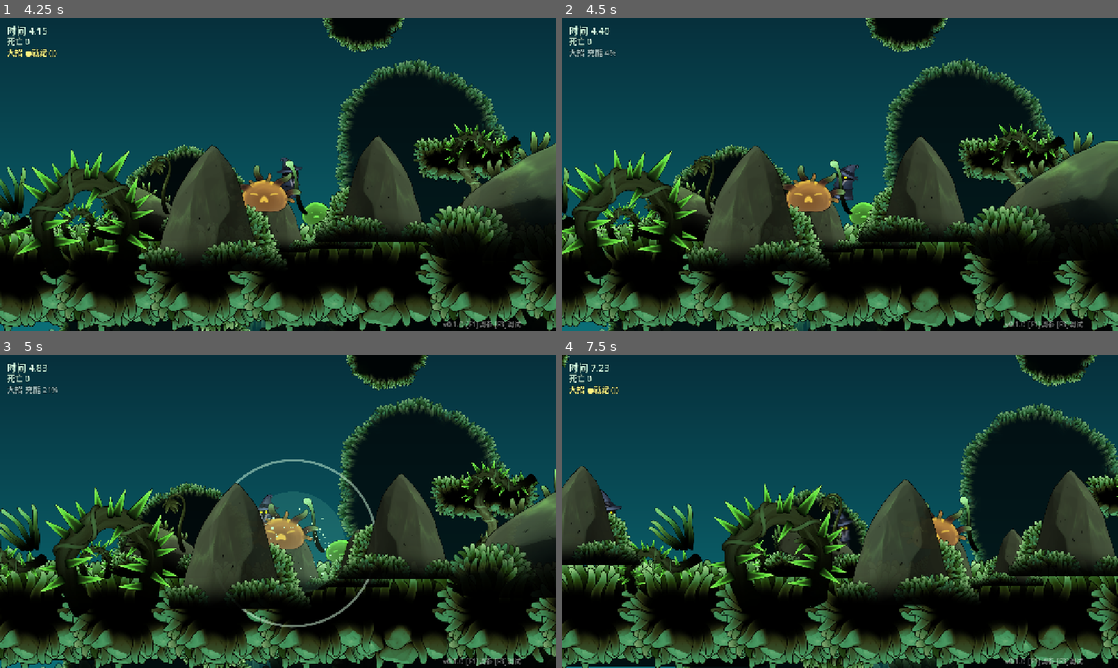
Above: before the commit, frames 1-4 (two rows, left to right).
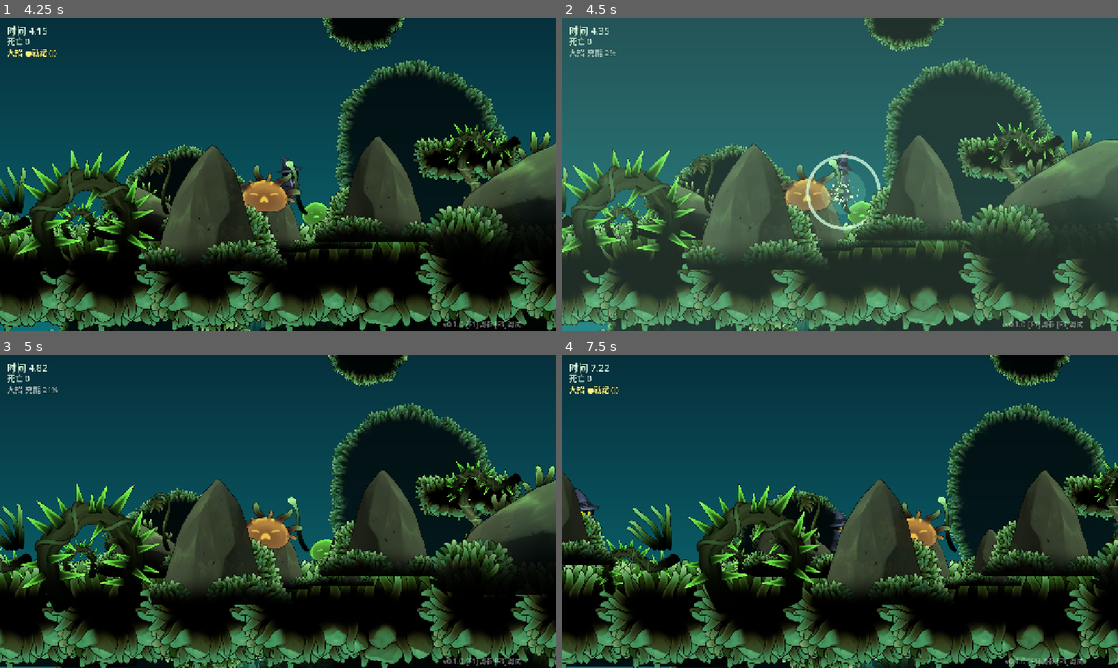
Above: after the commit, the same moments.

Repository: CyberpunkPsychosis/ai-game-engine
Game: Godot game, scene res://scenes/game.tscn
Two runs of this game, one before a commit and one after it. Both use one fixed random seed, a clock stepped at 60 frames per second and the inputs below.
Inputs:
- Up to frame 1 (4.25 s): tap Enter at 0.5 s; hold D (move_right) 0.53-2.03 s; tap J (attack) at 0.6, 2.3, 2.85 s; tap Space (jump) at 0.77, 1.07, 1.52, 1.55, 1.82, 2.1, 3.02, 3.32, 3.77, 3.8, 4.07 s; tap K (dash) at 0.8, 1.35, 3.05, 3.6 s; hold A (move_left) 2.03-2.78 s; hold D (move_right) from 2.78 s (still down)
- Up to frame 2 (4.5 s): release D (move_right) at 4.28 s; hold A (move_left) from 4.28 s (still down); tap L (special) at 4.35 s
- Up to frame 3 (5 s): keep holding A (move_left); tap Space (jump) at 4.52, 4.82 s; tap J (attack) at 4.55 s
- Up to frame 4 (7.5 s): release A (move_left) at 5.03 s; hold D (move_right) 5.03-5.78 s; tap J (attack) at 5.1, 6.8, 7.35 s; tap K (dash) at 5.3, 5.85 s; hold A (move_left) 5.78-7.28 s; tap Space (jump) at 6.02, 6.05, 6.32, 6.6, 6.77, 7.07 s; hold D (move_right) from 7.28 s (still down)

Frame 1 is identical in both runs. In frame 2, 92% of the frame differs, in the area x 0-100%, y 0-100%; in frame 3, 35%; in frame 4, 38%.

Commit message:
fx: 通用 VFX 工具箱 + 音效挂载点;移除主角绑骨施法试验
- shaders/flash.gdshader + FX autoload: 受击闪白/全屏闪光/死亡溶解/音效钩子
  (assets/sfx/<name>.wav 存在即播,缺失静默)
- slime: 受击改 FX 闪白,死亡改 溶解+屏幕闪+孢爆+音效
- viir: 冲刺/跳/挥砍/挑空/俯冲/大招 挂音效;大招回退为直接孢爆(去掉绑骨)
- 移除 viir_rig(.gd/.tscn)+ assets/rig/viir(小帽子施法动作试验,按需删除)
- assets/sfx/README: 音效文件清单(丢文件即生效)
- 本地校验:导入/运行/FX/受击死亡 全通过

Diff:
--- a/assets/rig/viir/rig.json
+++ /dev/null
@@ -1,15 +0,0 @@
-{
-  "frame": [
-    141,
-    256
-  ],
-  "cut": 84,
-  "body_pivot": [
-    0,
-    128
-  ],
-  "hat_pivot": [
-    0,
-    -44
-  ]
-}
--- a/project.godot
+++ b/project.godot
@@ -18,6 +18,7 @@
 AudioManager="*res://scripts/autoload/audio_manager.gd"
 Juice="*res://scripts/autoload/juice.gd"
 DevTools="*res://scripts/autoload/dev_tools.gd"
+FX="*res://scripts/autoload/fx.gd"
 
 [audio]
 
--- a/scenes/viir_rig.tscn
+++ /dev/null
@@ -1,6 +0,0 @@
-[gd_scene load_steps=2 format=3]
-
-[ext_resource type="Script" path="res://scripts/viir_rig.gd" id="1_rig"]
-
-[node name="ViirRig" type="Node2D"]
-script = ExtResource("1_rig")
--- /dev/null
+++ b/scripts/autoload/fx.gd
@@ -0,0 +1,45 @@
+extends Node
+## 通用视觉/音效工具箱。autoload 名: FX
+## - FX.flash(sprite)        受击整体闪白(着色器)
+## - FX.screen_flash(col,a)  全屏闪光
+## - FX.dissolve(sprite)     死亡溶解(放大+淡出)
+## - FX.sfx("hit")           播 assets/sfx/hit.wav(没有就静默，方便以后补音效)
+
+const FLASH_SHADER := preload("res://shaders/flash.gdshader")
+var _layer: CanvasLayer
+var _rect: ColorRect
+
+func _ready() -> void:
+	process_mode = Node.PROCESS_MODE_ALWAYS
+	_layer = CanvasLayer.new(); _layer.layer = 80; add_child(_layer)
+	_rect = ColorRect.new()
+	_rect.color = Color(1, 1, 1, 0)
+	_rect.set_anchors_preset(Control.PRESET_FULL_RECT)
+	_rect.mouse_filter = Control.MOUSE_FILTER_IGNORE
+	_layer.add_child(_rect)
+
+func flash(ci: CanvasItem, dur := 0.12, col := Color(1, 1, 1)) -> void:
+	if ci == null or not is_instance_valid(ci): return
+	var mat := ci.material as ShaderMaterial
+	if mat == null or mat.shader != FLASH_SHADER:
+		mat = ShaderMaterial.new(); mat.shader = FLASH_SHADER; ci.material = mat
+	mat.set_shader_parameter("flash_color", col)
+	mat.set_shader_parameter("flash", 1.0)
+	var tw := ci.create_tween()
+	tw.tween_method(func(v): mat.set_shader_parameter("flash", v), 1.0, 0.0, dur)
+
+func screen_flash(col := Color(1, 1, 1), a := 0.5, dur := 0.18) -> void:
+	_rect.color = Color(col.r, col.g, col.b, a)
+	var tw := create_tween()
+	tw.tween_property(_rect, "color:a", 0.0, dur)
+
+func dissolve(spr: CanvasItem, dur := 0.2) -> void:
+	if spr == null or not is_instance_valid(spr): return
+	var tw := spr.create_tween().set_parallel(true)
+	tw.tween_property(spr, "scale", spr.scale * 1.4, dur)
+	tw.tween_property(spr, "modulate:a", 0.0, dur)
+
+func sfx(name: String, vol := 0.0, pitch := 1.0) -> void:
+	var path := "res://assets/sfx/%s.wav" % name
+	if ResourceLoader.exists(path):
+		AudioManager.play_sfx(load(path), vol, pitch)
--- a/scripts/slime.gd
+++ b/scripts/slime.gd
@@ -1,5 +1,5 @@
 extends CharacterBody2D
-## 史莱姆敌人：可被挑空/空中连击/俯冲砸落，可被打死。受击有击退+闪红+硬直。
+## 史莱姆敌人：可被挑空/空中连击/俯冲砸落，可被打死。受击有击退+闪白(FX)+硬直+无敌帧。
 
 @export var max_hp := 3
 @export var speed := 40.0
@@ -8,7 +8,6 @@
 const GRAV := 1800.0
 var _hp := 0
 var _dir := 1
-var _flash := 0.0
 var _knock := 0.0
 var _inv := 0.0
 var spr: AnimatedSprite2D
@@ -62,11 +61,6 @@
 		if is_on_wall():
 			_dir *= -1
 	move_and_slide()
-	if _flash > 0.0:
-		_flash -= delta
-		spr.modulate = Color(1.0, 0.5, 0.5)
-	else:
-		spr.modulate = Color.WHITE
 	if absf(velocity.x) > 5.0:
 		spr.flip_h = velocity.x < 0.0
 
@@ -76,16 +70,21 @@
 	_hp -= dmg
 	velocity = kb
 	_knock = 0.35
-	_flash = 0.12
+	FX.flash(spr)
+	FX.sfx("hit", 0.0, randf_range(0.92, 1.08))
 	Juice.hitstop(0.05)
 	if _hp <= 0:
 		_die()
 
 func _die() -> void:
 	_dead = true
+	collision_layer = 0
 	var b := preload("res://scenes/spore_burst.tscn").instantiate()
 	b.global_position = global_position + Vector2(0, -26)
 	b.scale = Vector2(0.5, 0.5)
 	get_parent().add_child(b)
+	FX.dissolve(spr)
+	FX.screen_flash(Color(0.7, 1.0, 0.85), 0.3, 0.22)
+	FX.sfx("enemy_die")
 	Juice.shake(8.0)
-	queue_free()
+	get_tree().create_timer(0.25).timeout.connect(queue_free)
--- a/scripts/viir.gd
+++ b/scripts/viir.gd
@@ -37,11 +37,8 @@
 @export var ult_jelly := 0.6         ## 放招的果冻拉伸量
 
 const SPORE_BURST := preload("res://scenes/spore_burst.tscn")
-const VIIR_RIG := preload("res://scenes/viir_rig.tscn")
 const HIT_FX := preload("res://scenes/hit_fx.tscn")
 var _ult_cd := 0.0
-var _rig: Node2D
-var _casting := false
 
 @export_group("连招")
 @export var combo_window := 0.45     ## 接招窗口
@@ -84,12 +81,6 @@
 	spr.scale = Vector2(0.58, 0.58)        # 256px 帧 -> ~148px 高
 	spr.position = Vector2(0, -28)         # 让脚底对齐碰撞底
 	spr.play("idle")
-	# 施法绑骨(默认隐藏，放招时显示)
-	_rig = VIIR_RIG.instantiate()
-	_rig.position = Vector2(0, -28)
-	_rig.visible = false
-	add_child(_rig)
-	_rig.released.connect(_on_rig_released)
 
 func _build_frames() -> SpriteFrames:
 	var man = JSON.parse_string(FileAccess.get_file_as_string("res://assets/anim/manifest.json"))
@@ -159,6 +150,7 @@
 		_deform = -jelly_dash      # 横向拉伸(变宽变扁)
 		spr.play("dash")
 		_spawn_afterimage()
+		FX.sfx("dash")
 		return
 
 	# —— 连招 ——
@@ -168,7 +160,7 @@
 		_combo = 0
 	if _atk == "dive" and on_floor:
 		_dive_land()
-	if Input.is_action_just_pressed("attack") and _atk_lock <= 0.0 and not _casting:
+	if Input.is_action_just_pressed("attack") and _atk_lock <= 0.0:
 		if on_floor:
 			_combo += 1
 			if _combo >= 3: _launch()
@@ -199,6 +191,7 @@
 		_buffer = 0.0
 		_coyote = 0.0
 		_deform = jelly_jump       # 起跳竖向拉长
+		FX.sfx("jump")
 	if Input.is_action_just_released("jump") and velocity.y < 0.0:
 		velocity.y *= jump_cut
 
@@ -232,26 +225,16 @@
 	_ult_cd = ult_cooldown
 	_dashes = 1                          # 放招即刷新冲刺(连段起手)
 	_dashing = 0.0
+	_deform = ult_jelly
 	velocity = Vector2(velocity.x * 0.2, ult_pop)
-	# 切到绑骨播施法动作(孢爆在释放瞬间由 released 信号生成)
-	_casting = true
-	spr.visible = false
-	_rig.visible = true
-	_rig.scale = Vector2(_BASE * _facing, _BASE)
-	_rig.play_cast()
-	get_tree().create_timer(0.6).timeout.connect(_end_cast)
-
-func _on_rig_released() -> void:
+	spr.play("jump")
 	var b := SPORE_BURST.instantiate()
 	b.global_position = global_position
 	get_parent().add_child(b)
+	FX.sfx("cast")
+	FX.screen_flash(Color(0.7, 1.0, 0.85), 0.3, 0.2)
 	Juice.shake(12.0)
 	Juice.hitstop(0.06)
-
-func _end_cast() -> void:
-	_casting = false
-	_rig.visible = false
-	spr.visible = true
 
 # ============ 连招 ============
 func _ground_hit() -> void:
@@ -260,6 +243,7 @@
 	_deform = 0.16; spr.play("dash")
 	_spawn_hit(Vector2(_facing * 72, -42))
 	_strike("ground")
+	FX.sfx("slash", 0.0, 1.0 + _combo * 0.06)
 	Juice.hitstop(0.04); Juice.shake(4.0)
 
 func _launch() -> void:
@@ -268,6 +252,7 @@
 	_dashes = 1; _air_hits = 0; _deform = 0.5; spr.play("jump")
 	_spawn_hit(Vector2(_facing * 40, -96))
 	_strike("launch")
+	FX.sfx("slash", 0.0, 1.2)
 	Juice.hitstop(0.07); Juice.shake(8.0)
 
 func _air_hit() -> void:
@@ -277,6 +262,7 @@
 	_deform = 0.24; spr.play("jump")
 	_spawn_hit(Vector2(_facing * 74, -30))
 	_strike("air")
+	FX.sfx("slash", 0.0, 1.1 + _air_hits * 0.08)
 	Juice.hitstop(0.04); Juice.shake(4.0)
 
 func _strike(kind: String) -> void:
@@ -307,6 +293,8 @@
 	b.global_position = global_position
 	b.scale = Vector2(0.75, 0.75)
 	get_parent().add_child(b)
+	FX.sfx("slam")
+	FX.screen_flash(Color(0.8, 1.0, 0.85), 0.22, 0.18)
 	Juice.hitstop(0.09); Juice.shake(13.0)
 
 func _spawn_hit(offset: Vector2) -> void:
--- a/scripts/viir_rig.gd
+++ /dev/null
@@ -1,65 +0,0 @@
-extends Node2D
-## Viir 剪纸式绑骨：身体(绕脚)+ 帽子(绕帽檐),代码构建层级 + 一套"施法"动作。
-## 用法：实例化后 play_cast()；在释放瞬间发出 released 信号(供生成孢爆)。
-
-signal released
-
-var ap: AnimationPlayer
-
-func _ready() -> void:
-	var meta = JSON.parse_string(FileAccess.get_file_as_string("res://assets/rig/viir/rig.json"))
-	var fp: Array = meta["body_pivot"]   # 脚(底部中心)
-	var hp: Array = meta["hat_pivot"]    # 帽檐中心
-	var body_pivot := Vector2(fp[0], fp[1])
-	var hat_pivot := Vector2(hp[0], hp[1])
-
-	# 身体支点(绕脚旋转)
-	var bp := Node2D.new(); bp.name = "BodyPivot"; bp.position = body_pivot; add_child(bp)
-	var bs := Sprite2D.new(); bs.name = "BodySprite"
-	bs.texture = load("res://assets/rig/viir/body.png")
-	bs.position = -body_pivot                 # 复原到画幅中心
-	bs.texture_filter = CanvasItem.TEXTURE_FILTER_LINEAR
-	bp.add_child(bs)
-
-	# 帽子支点(绕帽檐旋转，挂在身体下，跟随身体倾斜)
-	var hpv := Node2D.new(); hpv.name = "HatPivot"; hpv.position = hat_pivot - body_pivot
-	bp.add_child(hpv)
-	var hs := Sprite2D.new(); hs.name = "HatSprite"
-	hs.texture = load("res://assets/rig/viir/hat.png")
-	hs.position = -hat_pivot
-	hs.texture_filter = CanvasItem.TEXTURE_FILTER_LINEAR
-	hpv.add_child(hs)
-
-	ap = AnimationPlayer.new(); add_child(ap)
-	var lib := AnimationLibrary.new()
-	lib.add_animation("cast", _make_cast(body_pivot))
-	ap.add_animation_library("", lib)
-
-func _make_cast(base_pos: Vector2) -> Animation:
-	var a := Animation.new()
-	a.length = 0.60
-	var rot := a.add_track(Animation.TYPE_VALUE); a.track_set_path(rot, "BodyPivot:rotation")
-	var pos := a.add_track(Animation.TYPE_VALUE); a.track_set_path(pos, "BodyPivot:position")
-	var scl := a.add_track(Animation.TYPE_VALUE); a.track_set_path(scl, "BodyPivot:scale")
-	var hat := a.add_track(Animation.TYPE_VALUE); a.track_set_path(hat, "BodyPivot/HatPivot:rotation")
-	# 时间, 身体角度°, 身体Y偏移, 身体缩放, 帽子角度°
-	var keys := [
-		[0.00,   0.0, 0.0,  Vector2(1.00, 1.00),   0.0],
-		[0.10, -12.0, 12.0, Vector2(1.05, 0.95), -18.0],   # 后仰蓄力+下蹲
-		[0.22,  -4.0,-10.0, Vector2(0.96, 1.06),  -6.0],   # 抬起
-		[0.30,  16.0, -4.0, Vector2(1.12, 0.90),  20.0],   # 前倾释放(此刻发招)
-		[0.44,   4.0,  0.0, Vector2(0.98, 1.02),   6.0],   # 回收
-		[0.60,   0.0,  0.0, Vector2(1.00, 1.00),   0.0],   # 复位
-	]
-	for k in keys:
-		a.track_insert_key(rot, k[0], deg_to_rad(k[1]))
-		a.track_insert_key(pos, k[0], base_pos + Vector2(0, k[2]))
-		a.track_insert_key(scl, k[0], k[3])
-		a.track_insert_key(hat, k[0], deg_to_rad(k[4]))
-	return a
-
-func play_cast() -> void:
-	ap.stop()
-	ap.play("cast")
-	var t := get_tree().create_timer(0.30)   # 释放瞬间
-	t.timeout.connect(func(): released.emit())
--- /dev/null
+++ b/shaders/flash.gdshader
@@ -0,0 +1,10 @@
+shader_type canvas_item;
+// 受击闪白：flash=1 时整体染成 flash_color，按 alpha 保形。
+uniform float flash : hint_range(0.0, 1.0) = 0.0;
+uniform vec4 flash_color : source_color = vec4(1.0, 1.0, 1.0, 1.0);
+
+void fragment() {
+	vec4 c = texture(TEXTURE, UV);
+	c.rgb = mix(c.rgb, flash_color.rgb, flash * c.a);
+	COLOR = c * COLOR;
+}
Binary file removed: assets/rig/viir/body.png
Not shown, removed: assets/rig/viir/body.png.import
Binary file removed: assets/rig/viir/hat.png
Not shown, removed: assets/rig/viir/hat.png.import
Not shown, added: scripts/autoload/fx.gd.uid
Not shown, removed: scripts/viir_rig.gd.uid
Not shown, added: shaders/flash.gdshader.uid
Not shown, added: assets/sfx/README.md
